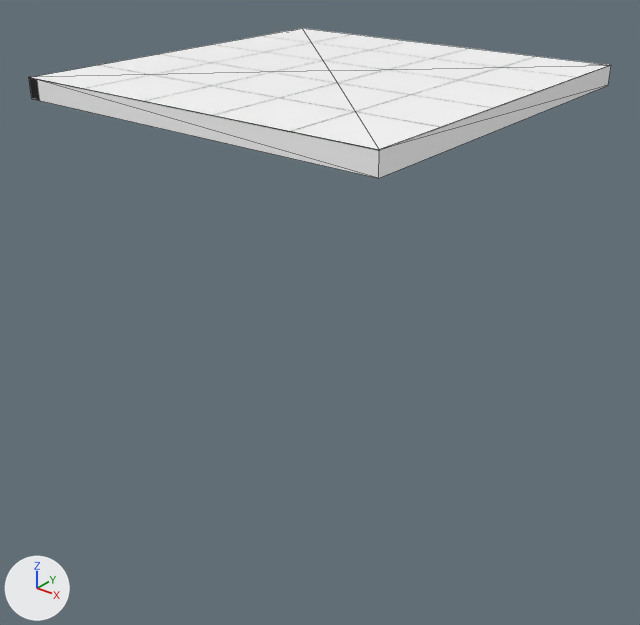
A saved change to the glTF model BaseFramework 3D/Asset/Models/Stage/Scaffold.gltf.
One viewpoint serves both versions: a 50 mm camera at (5.39, -6.89, 1.74) aimed at (0.07, -0.24, -2.38). The lights are fixed; the arrows at lower left show +X, +Y and +Z. The first picture is the older version. Mesh edges are drawn as thin lines. Where no turn or scale is listed for an object, it has been applied to the vertices.

In view in the first picture: '立方体'.
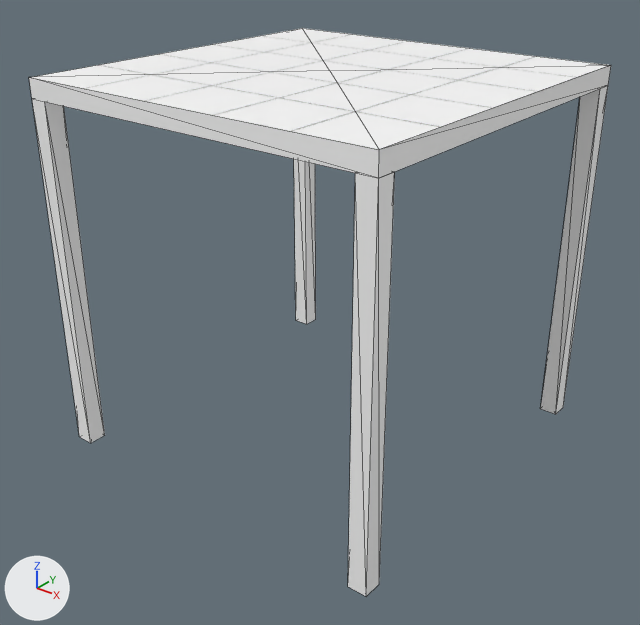
The newer file is also turned or shifted as a whole; pictures and numbers use the older file's frame.

Location of each change, (x1, y1, x2, y2) in pixels of the pictures (640 x 625 px):
'立方体.002', added: after (348, 172, 395, 596)
'立方体.003', added: after (32, 99, 105, 443)
'立方体.001', added: after (540, 86, 608, 414)
'立方体.004', added: after (294, 159, 316, 324)

The change, as a diff of the scene's bpy script:
```diff
--- a/BaseFramework 3D/Asset/Models/Stage/Scaffold.gltf.py
+++ b/BaseFramework 3D/Asset/Models/Stage/Scaffold.gltf.py
@@ mat_マテリアル_005 @@
+mat_マテリアル_005 = principled_material('マテリアル.005')
+mat_マテリアル_005.texture = img_tile
@@ mat_マテリアル_004 @@
+mat_マテリアル_004 = principled_material('マテリアル.004')
+mat_マテリアル_004.texture = img_tile
@@ mat_マテリアル_003 @@
+mat_マテリアル_003 = principled_material('マテリアル.003')
+mat_マテリアル_003.texture = img_tile
@@ me_立方体_004 @@
+me_立方体_004.from_pydata(...)  # 12 vertices, 20 faces; spans x -0.1..0.1, y -0.1..0.1, z -1.9..1.9
+me_立方体_004.materials.append(mat_マテリアル_005)  # picture img_tile
@@ me_立方体_003 @@
+me_立方体_003.from_pydata(...)  # 12 vertices, 20 faces; spans x -0.1..0.1, y -0.1..0.1, z -1.9..1.9
+me_立方体_003.materials.append(mat_マテリアル_004)  # picture img_tile
@@ me_立方体_002 @@
+me_立方体_002.from_pydata(...)  # 12 vertices, 20 faces; spans x -0.1..0.1, y -0.1..0.1, z -1.9..1.9
+me_立方体_002.materials.append(mat_マテリアル_003)  # picture img_tile
@@ me_立方体_001 @@
+me_立方体_001.from_pydata(...)  # 12 vertices, 20 faces; spans x -0.1..0.1, y -0.1..0.1, z -1.9..1.9
+me_立方体_001.materials.append(mat_マテリアル)  # picture img_tile
@@ ob_立方体_004 @@
+ob_立方体_004 = bpy.data.objects.new('立方体.004', me_立方体_004)
+ob_立方体_004.location = (-1.9, 1.9, -2.0)
@@ ob_立方体_003 @@
+ob_立方体_003 = bpy.data.objects.new('立方体.003', me_立方体_003)
+ob_立方体_003.location = (-1.9, -1.9, -2.0)
@@ ob_立方体_002 @@
+ob_立方体_002 = bpy.data.objects.new('立方体.002', me_立方体_002)
+ob_立方体_002.location = (1.9, -1.9, -2.0)
@@ ob_立方体_001 @@
+ob_立方体_001 = bpy.data.objects.new('立方体.001', me_立方体_001)
+ob_立方体_001.location = (1.9, 1.9, -2.0)
```
